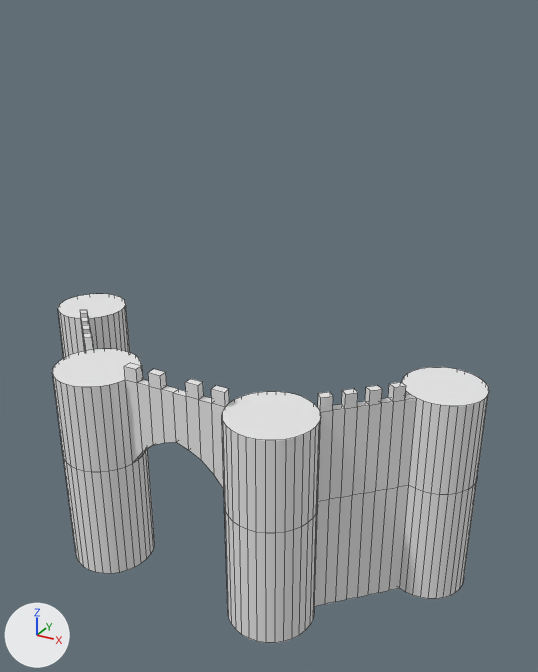
The Blender file BlenderFiles/castle.blend, before and after one commit.
Both versions are drawn from a 50 mm camera at (4.47, -5.98, 6.66) aimed at (0.22, 1.75, 2.79). Lighting does not change. The marker at lower left points along +X, +Y and +Z. Mesh edges are drawn as thin lines.
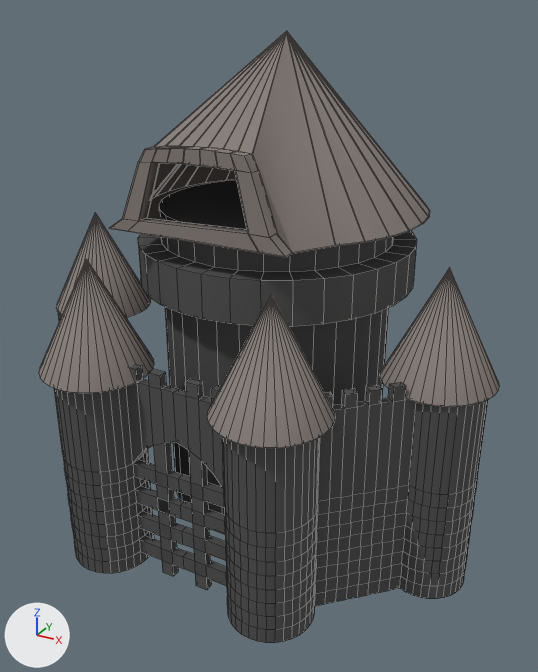
Where the change shows, as pixel boxes [x1, y1, x2, y2] in the pictures (538 x 672 px):
'Cylinder', recoloured, reshaped: before [52, 294, 489, 643]; after [54, 313, 488, 643]
'Cone', added: after [110, 30, 430, 258]
'Cylinder.001', added: after [138, 180, 417, 515]
'Cylinder.002', added: after [39, 212, 499, 448]
part 1 of me_cylinder, added: after [63, 443, 477, 643]

The change, as a list of edits to the scene's bpy script:
```text
Change mat_base:
    mat_base.base_color: (0.8, 0.8, 0.8) -> (0.0966, 0.0966, 0.0966)  # white #e7e7e7 -> dark grey #585858
Add mat_corn:
    mat_corn = diffuse_material('corn')
    mat_corn.base_color = (0.256, 0.224, 0.208)  # grey #8a827e
Change me_cylinder:
    used by ob_cylinder; location = (0.0, 0.0, 0.0); scale = (1.17, 1.17, 1.17)
    remove me_cylinder.from_pydata(...)  # 274 vertices, 215 faces; spans x 0.0..2.63, y -0.41..1.76, z 0.07..2.51
    add me_cylinder.from_pydata(...)  # 840 vertices, 781 faces; spans x 0.0..2.63, y -0.41..1.76, z 0.07..2.51
    me_cylinder part 1: 566 vertices added at x 0.0..2.63, y -0.41..1.76, z 0.07..1.38
Add me_cylinder_002:
    me_cylinder_002.from_pydata(...)  # 66 vertices, 66 faces; spans x 0.44..2.7, y -0.53..2.03, z 2.36..3.51
    me_cylinder_002.polygons.foreach_set('use_smooth', [True] * 66)
    me_cylinder_002.materials.append(mat_corn)  # grey #8a827e
Add me_cylinder_003:
    me_cylinder_003.from_pydata(...)  # 192 vertices, 162 faces; spans x -1.2..1.2, y -1.2..1.2, z -1.0..1.8
    me_cylinder_003.polygons.foreach_set('use_smooth', [True] * 162)
    me_cylinder_003.materials.append(mat_base)  # dark grey #585858
Add me_cone:
    me_cone.from_pydata(...)  # 82 vertices, 73 faces; spans x -1.0..1.0, y -1.05..1.0, z -1.0..1.0
    me_cone.polygons.foreach_set('use_smooth', [True] * 73)
    me_cone.materials.append(mat_corn)  # grey #8a827e
Add ob_cylinder_002:
    ob_cylinder_002 = bpy.data.objects.new('Cylinder.002', me_cylinder_002)
    ob_cylinder_002.location = (0.0, 0.0, 0.0)
    ob_cylinder_002.scale = (1.17, 1.17, 1.17)
    _m = ob_cylinder_002.modifiers.new('Mirror', 'MIRROR')
    _m.use_clip = True
Add ob_cylinder_001:
    ob_cylinder_001 = bpy.data.objects.new('Cylinder.001', me_cylinder_003)
    ob_cylinder_001.location = (-0.01, 2.38, 1.68)
    ob_cylinder_001.scale = (1.51, 1.51, 1.51)
Add ob_cone:
    ob_cone = bpy.data.objects.new('Cone', me_cone)
    ob_cone.location = (0.05, 2.49, 5.37)
    ob_cone.scale = (1.85, 1.85, 1.06)
    _m = ob_cone.modifiers.new('Solidify', 'SOLIDIFY')
    _m.nonmanifold_thickness_mode = 'FIXED'
    _m.nonmanifold_merge_threshold = 0.0003
```
